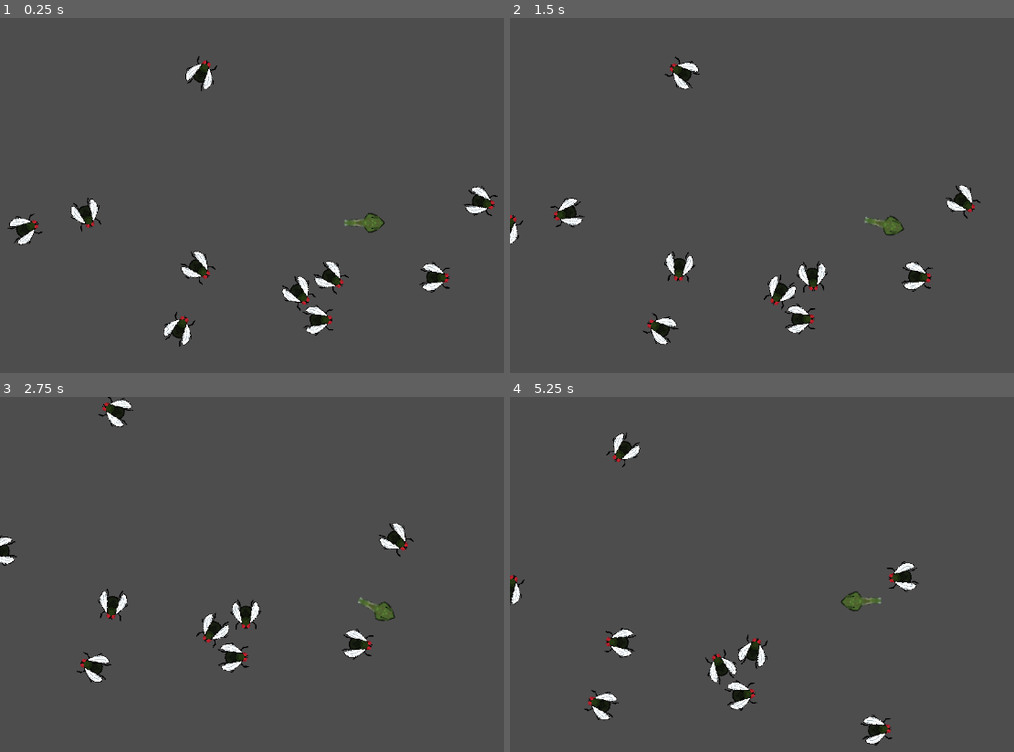
Above: before the commit, frames 1-4 (two rows, left to right).
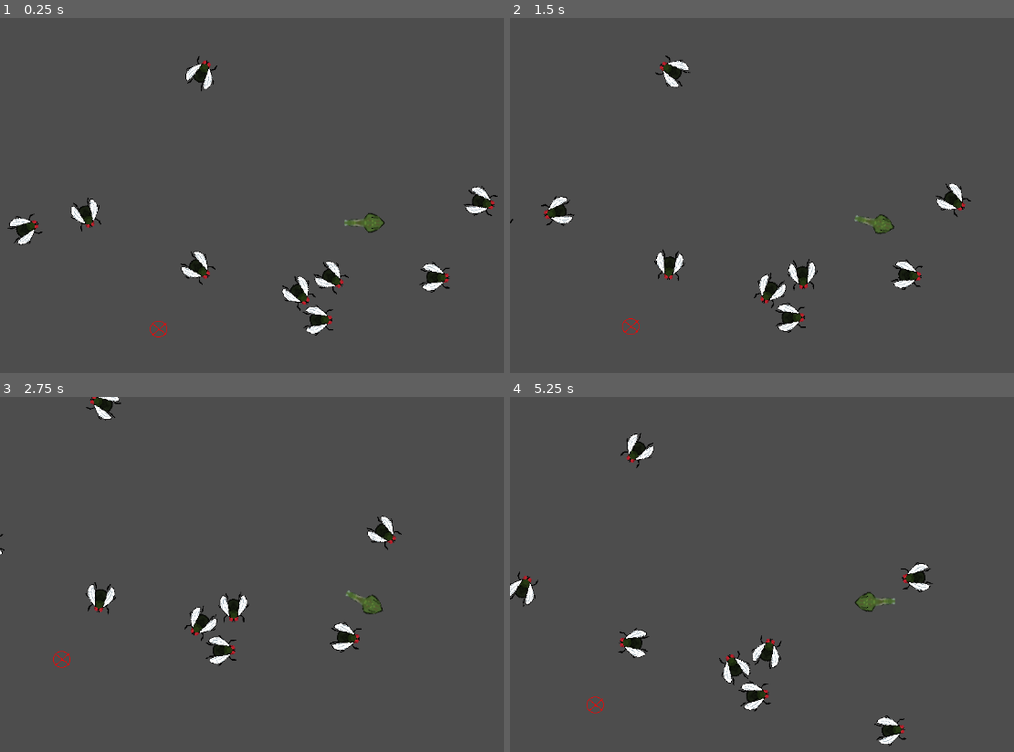
Above: after the commit, the same moments.

Repository: ibricchi/kikkerkoken
Game: Godot game, scene res://swamp.tscn
Same seed, same stepped clock (60 frames per second), same inputs: the game is played once before the commit and once after it.
Inputs:
- Up to frame 1 (0.25 s): no input
- Up to frame 2 (1.5 s): hold D (right) 0.53-1.28 s; hold S (down) from 1.28 s (still down)
- Up to frame 3 (2.75 s): release S (down) at 2.03 s; hold D (right) from 2.03 s (still down)
- Up to frame 4 (5.25 s): release D (right) at 2.78 s; hold W (up) 2.78-3.53 s; hold A (left) 3.53-5.03 s; hold S (down) from 5.03 s (still down)

The runs differ from the first frame. In frame 1, 0.3% of the frame differs, in the area x 29-39%, y 82-93%; in frame 2, 4.0%; in frame 3, 4.0%; in frame 4, 4.2%, in the area x 0-84%, y 10-99%.

Commit message:
Add fly trap core

Diff:
--- /dev/null
+++ b/scenes/fly_trap.tscn
@@ -0,0 +1,17 @@
+[gd_scene load_steps=4 format=3 uid="uid://hie6y7rxqhgg"]
+
+[ext_resource type="Script" path="res://scripts/fly_trap.gd" id="1_06os3"]
+[ext_resource type="Texture2D" uid="uid://dkt4os1rdvcj6" path="res://assets/fly_trap.png" id="1_y2gv1"]
+
+[sub_resource type="RectangleShape2D" id="RectangleShape2D_jdtgm"]
+size = Vector2(27, 26)
+
+[node name="fly_trap" type="Area2D"]
+script = ExtResource("1_06os3")
+
+[node name="CollisionShape2D" type="CollisionShape2D" parent="."]
+position = Vector2(0.5, 0)
+shape = SubResource("RectangleShape2D_jdtgm")
+
+[node name="Sprite2D" type="Sprite2D" parent="."]
+texture = ExtResource("1_y2gv1")
--- a/scenes/player.tscn
+++ b/scenes/player.tscn
@@ -18,3 +18,5 @@
 position = Vector2(-2.5, 0)
 rotation = 1.5708
 shape = SubResource("CapsuleShape2D_t40hw")
+
+[node name="camera" type="Camera2D" parent="."]
--- /dev/null
+++ b/scripts/fly_trap.gd
@@ -0,0 +1,10 @@
+extends Area2D
+
+func _ready():
+	self.monitoring = false
+
+@export var body_entered_callback: Callable: set = set_callback
+
+func set_callback(callback: Callable):
+	self.body_entered.connect(callback)
+	self.monitoring = true
--- a/scripts/player.gd
+++ b/scripts/player.gd
@@ -6,7 +6,14 @@
 @export var push_force: float = 20000
 @export var rotation_speed: float = 10
 
-var speed: Vector2 = Vector2.UP
+@onready var camera: Camera2D = get_node("camera")
+@onready var zoom: Vector2 = Vector2(1,1): set = _set_zoom
+func _set_zoom(_zoom: Vector2):
+	zoom = _zoom
+	camera.zoom = zoom
+
+func _ready() -> void:
+	camera.zoom = zoom
 
 func get_movement_input():
 	var input = Vector2()
--- a/scripts/swamp.gd
+++ b/scripts/swamp.gd
@@ -8,18 +8,29 @@
 
 @onready var fly_res: Resource = preload("res://scenes/fly.tscn")
 
+@onready var point_trap = self.get_node("point_trap")
+
 var flies = []
 
 # Called when the node enters the scene tree for the first time.
 func _ready() -> void:
-	print("hello")
+	point_trap.body_entered_callback = remove_fly
 	for i in range(number_to_spwan):
 		var fly = fly_res.instantiate()
 		var x = randf_range(random_x_start, random_x_end)
 		var y = randf_range(random_y_start, random_y_end)
 		add_child(fly)
+		print(fly.name)
 		fly.position = Vector2(x, y)
-		flies.push_back(flies)
+		flies.push_back(fly)
+
+func remove_fly(fly: Node2D):
+	print(fly.name)
+	if fly in flies:
+		flies.erase(fly)
+		remove_child(fly)
+	else:
+		print("BAD STUFF HAS HAPPENED")
 
 # Called every frame. 'delta' is the elapsed time since the previous frame.
 func _process(delta: float) -> void:
--- a/swamp.tscn
+++ b/swamp.tscn
@@ -1,7 +1,8 @@
-[gd_scene load_steps=3 format=3 uid="uid://bgtewmerkpp3o"]
+[gd_scene load_steps=4 format=3 uid="uid://bgtewmerkpp3o"]
 
 [ext_resource type="Script" path="res://scripts/swamp.gd" id="1_bjoxf"]
 [ext_resource type="PackedScene" uid="uid://0nit1ug74kh2" path="res://scenes/player.tscn" id="1_d5svk"]
+[ext_resource type="PackedScene" uid="uid://hie6y7rxqhgg" path="res://scenes/fly_trap.tscn" id="3_3vi45"]
 
 [node name="level" type="Node2D"]
 script = ExtResource("1_bjoxf")
@@ -9,5 +10,5 @@
 [node name="player" parent="." instance=ExtResource("1_d5svk")]
 position = Vector2(560, 322)
 
-[node name="Camera2D" type="Camera2D" parent="player"]
-position_smoothing_enabled = true
+[node name="point_trap" parent="." instance=ExtResource("3_3vi45")]
+position = Vector2(234, 490)
Binary file added: assets/fly_trap.png
Not shown, added: assets/fly_trap.png.import
Not shown, changed: .github/workflows/release.yml
